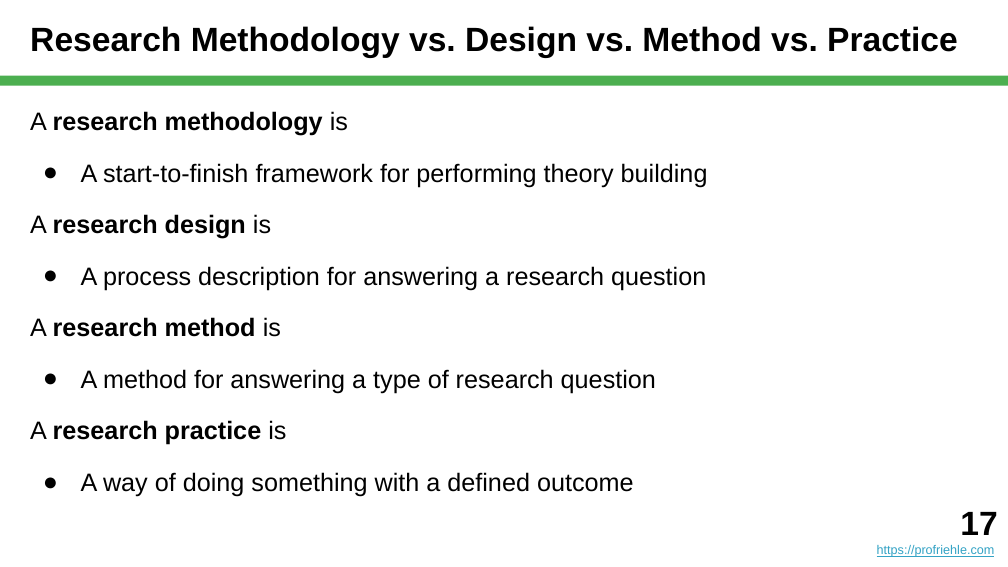
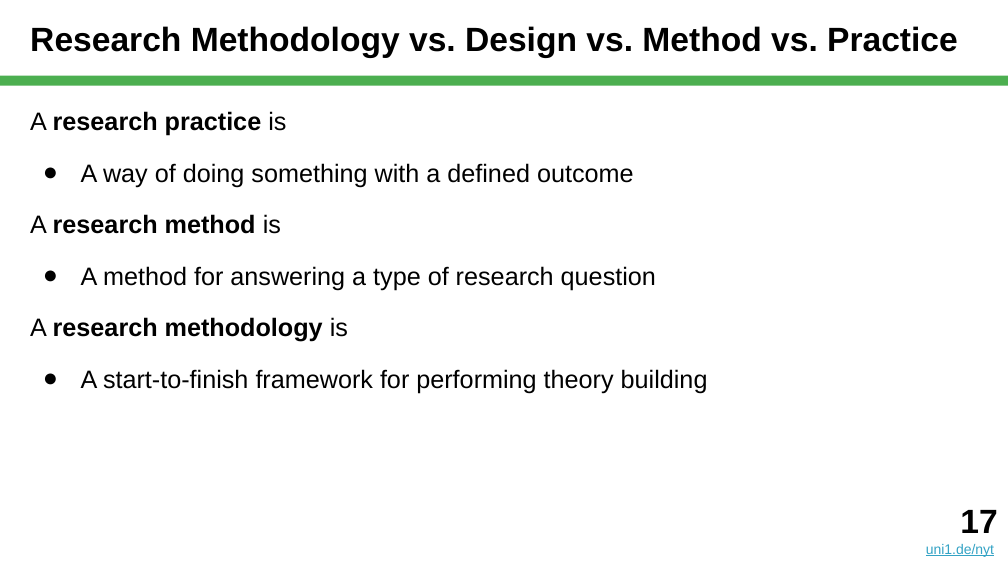
Before and after one commit to dirkriehle/nyt-course, a slide deck: slide 17 of Lecture slides/NYT B02 - Scientific Research.pptx. Drawn at 1008x567 pixels with LibreOffice and Linux fonts; fonts in the diff are those of the drawing. Boxes give left, top, right and bottom in pixels: in the first picture for what was removed or moved away, otherwise in the second. Text is boxed around its words. In the diff, an @@ line names an element or a change of style, - is before the commit and + after.

Commit message:
After B02 - Scientific Research

```diff
--- a/Lecture slides/NYT B02 - Scientific Research.pptx
+++ b/Lecture slides/NYT B02 - Scientific Research.pptx
@@ text at <box>30,111,656,290</box>: paragraphs added @@
+A research practice is
+● A way of doing something with a defined outcome
+A research method is
+● A method for answering a type of research question
@@ text at <box>30,214,706,497</box>: paragraphs removed @@
-A research design is
-● A process description for answering a research question
-A research method is
-● A method for answering a type of research question
-A research practice is
-● A way of doing something with a defined outcome
@@ text at <box>30,317,348,342</box>: more space between paragraphs @@
@@ text: place and size @@
-text at <box>877,512,997,557</box>
+text at <box>926,510,997,557</box>
@@ text at <box>926,544,994,557</box>: text changed; size 9 to 10 pt @@
-https://profriehle.com
+uni1.de/nyt
```
Also in this commit, not shown: 39 other slides changed, 2 slides added, 5 slides removed, 5 other files.
